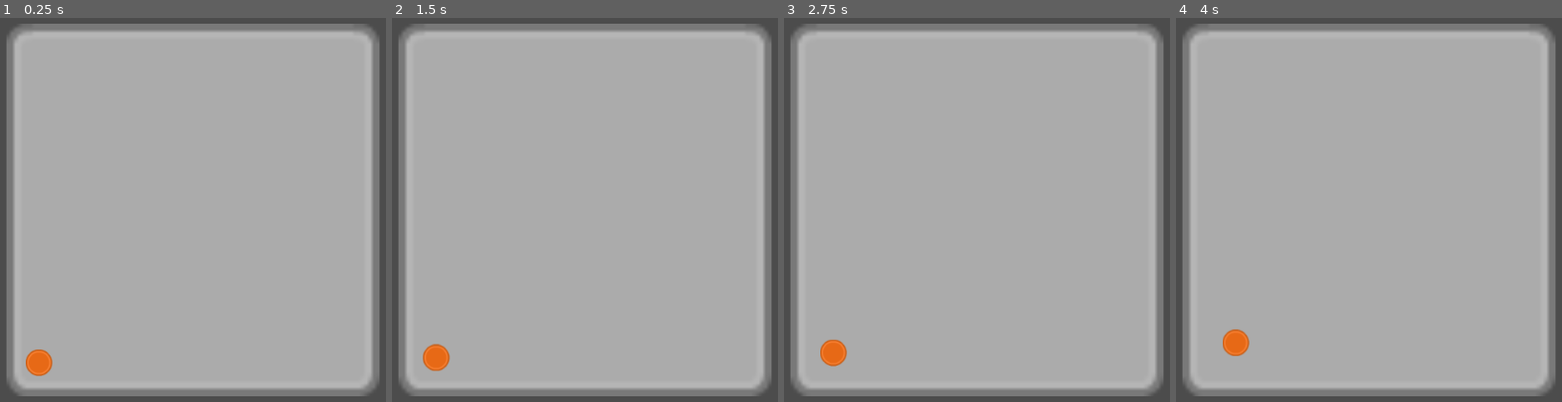
Above: before the commit, frames 1-4 (left to right).
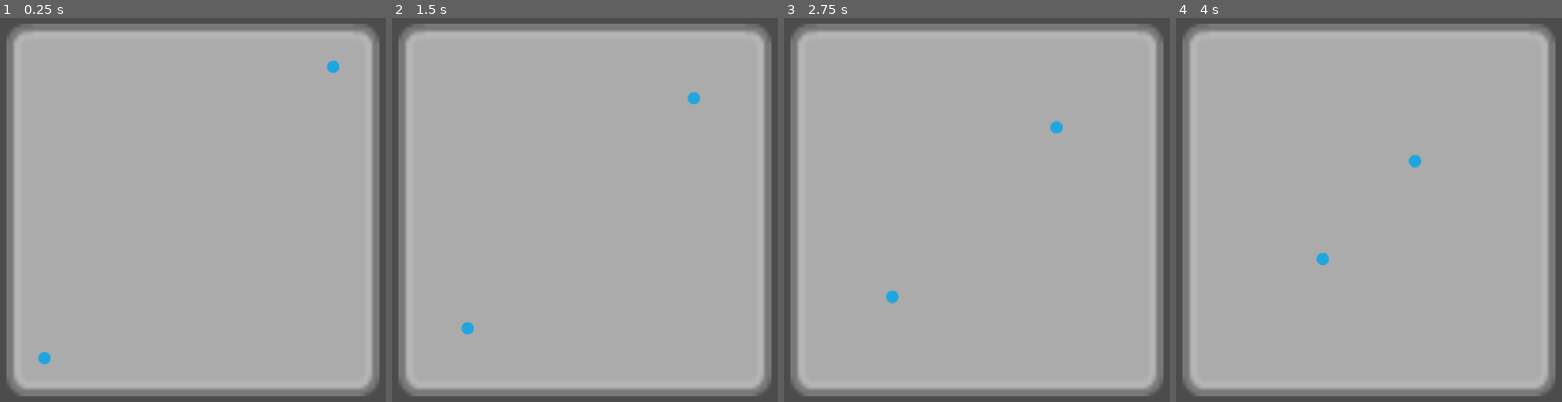
Above: after the commit, the same moments.

Repository: BliznyukNM/moba-manager
Game: Godot game, scene res://src/Match.tscn
Two runs of this game, one before a commit and one after it. Both use one fixed random seed, a clock stepped at 60 frames per second and the inputs below. The project has no main scene, so this scene is started directly.
Inputs:
- Up to frame 1 (0.25 s): no input
- Up to frame 2 (1.5 s): tap Enter at 1.25 s
- Up to frame 3 (2.75 s): no input
- Up to frame 4 (4 s): no input

The runs differ from the first frame. In frame 1, 0.5% of the frame differs, in the area x 6-88%, y 10-94%; in frame 2, 0.6%, in the area x 7-80%, y 19-93%; in frame 3, 0.6%; in frame 4, 0.6%.

Commit message:
big WIP

Diff:
--- a/moba-manager/project.godot
+++ b/moba-manager/project.godot
@@ -9,7 +9,7 @@
 config_version=4
 
 _global_script_classes=[ {
-"base": "Sprite",
+"base": "Node2D",
 "class": "BaseUnit",
 "language": "GDScript",
 "path": "res://src/BaseUnit.gd"
--- a/moba-manager/src/BaseUnit.gd
+++ b/moba-manager/src/BaseUnit.gd
@@ -1,27 +1,29 @@
-extends Sprite
+extends Node2D
 class_name BaseUnit
 
 
-onready var _graph: GraphPath = get_node("../../PathGraph")
+export var speed: int = 1
+export var health: int = 100
 
 
-var _speed: int = 1
+var _graph: GraphPath
 var _current_node_index: int
 var _next_node_progress: int
-var _path: Array = []
+var _path: Array
 
 
-func _ready() -> void:
-	_path = _graph.find_path_by_name("Radiant_Fountain", "Mid")
+func init(graph: GraphPath, path: Array) -> void:
+	_graph = graph
+	_path = path
 
 
-func on_tick() -> void:
+func _move_by_path() -> void:
 	if _path.empty(): return
 	var current_node: Node2D = _path[_current_node_index]
 	var next_node: Node2D = _path[_current_node_index + 1]
 	var weight: float = _graph.get_path_weight(current_node, next_node)
 
-	_next_node_progress += _speed
+	_next_node_progress += speed
 	position = current_node.position.linear_interpolate(next_node.position, _next_node_progress / weight)
 
 	if _next_node_progress >= weight:
@@ -29,4 +31,4 @@
 		_current_node_index += 1
 
 	if _current_node_index >= _path.size() - 1:
-		_path.clear()
+		_path = []
--- a/moba-manager/src/GraphPath.gd
+++ b/moba-manager/src/GraphPath.gd
@@ -8,7 +8,6 @@
 func get_path_weight(from_node: Node2D, to_node: Node2D) -> int:
 	var info: Dictionary = graph.get(get_path_to(from_node))
 	var next_point: int = info.get(get_path_to(to_node))
-	# assert(not (next_point is int), "Expected from %s to %s straight path, but get %s" % [from_node, to_node, next_point])
 	return next_point
 
 
--- a/moba-manager/src/Map.gd
+++ b/moba-manager/src/Map.gd
@@ -2,10 +2,11 @@
 class_name Map
 
 
-export var tick_multiplier: = 1.0
+export(float, EASE) var tick_multiplier: = 1
 
 
 onready var units_node: = $Units
+onready var spawners_node: = $Spawners
 
 
 var time_passed_since_last_tick: = 0.0
@@ -16,17 +17,21 @@
 
 
 func _process(delta: float) -> void:
-	time_passed_since_last_tick += delta
-	var ticks_amount: = int(time_passed_since_last_tick * tick_multiplier)
+	time_passed_since_last_tick += delta * tick_multiplier
+	var ticks_amount: = int(time_passed_since_last_tick)
 
 	if ticks_amount == 0: return
+	print(time_passed_since_last_tick)
 
 	_process_all_tickables(ticks_amount)
-	time_passed_since_last_tick -= ticks_amount / tick_multiplier
+	time_passed_since_last_tick -= ticks_amount
 
 
 func _process_all_tickables(ticks_count: int) -> void:
 	for _i in range(0, ticks_count):
+		var spawners: = spawners_node.get_children()
+		_process_tickables(spawners)
+
 		var units: = units_node.get_children()
 		_process_tickables(units)
 
--- a/moba-manager/src/Map.tscn
+++ b/moba-manager/src/Map.tscn
@@ -1,9 +1,10 @@
-[gd_scene load_steps=5 format=2]
+[gd_scene load_steps=6 format=2]
 
 [ext_resource path="res://Kenney UI/grey_panel.png" type="Texture" id=1]
 [ext_resource path="res://src/GraphPath.gd" type="Script" id=2]
 [ext_resource path="res://src/Map.gd" type="Script" id=3]
-[ext_resource path="res://src/Unit.tscn" type="PackedScene" id=4]
+[ext_resource path="res://src/UnitSpawner.gd" type="Script" id=4]
+[ext_resource path="res://src/Minion.tscn" type="PackedScene" id=5]
 
 [node name="Map" type="Node"]
 script = ExtResource( 3 )
@@ -96,8 +97,20 @@
 
 [node name="Units" type="Node" parent="."]
 
-[node name="Unit" parent="Units" instance=ExtResource( 4 )]
+[node name="Spawners" type="Node" parent="."]
 
-[node name="CreepsSpawn" type="Node" parent="."]
+[node name="Radiant_Mid" type="Node" parent="Spawners"]
+script = ExtResource( 4 )
+_ticks_spawn_rate = 30
+_spawn_units = [ ExtResource( 5 ) ]
+_spawn_root_path = NodePath("../../Units")
+_graph_path = NodePath("../../PathGraph")
+_path = [ NodePath("../../PathGraph/Radiant_Fountain"), NodePath("../../PathGraph/Radiant_T2"), NodePath("../../PathGraph/Radiant_T1"), NodePath("../../PathGraph/Mid"), NodePath("../../PathGraph/Dire_T1"), NodePath("../../PathGraph/Dire_T2"), NodePath("../../PathGraph/Dire_Fountain") ]
 
-[node name="Radiant_Mid" type="Node" parent="CreepsSpawn"]
+[node name="Dire_Mid" type="Node" parent="Spawners"]
+script = ExtResource( 4 )
+_ticks_spawn_rate = 30
+_spawn_units = [ ExtResource( 5 ) ]
+_spawn_root_path = NodePath("../../Units")
+_graph_path = NodePath("../../PathGraph")
+_path = [ NodePath("../../PathGraph/Dire_Fountain"), NodePath("../../PathGraph/Dire_T2"), NodePath("../../PathGraph/Dire_T1"), NodePath("../../PathGraph/Mid"), NodePath("../../PathGraph/Radiant_T1"), NodePath("../../PathGraph/Radiant_T2"), NodePath("../../PathGraph/Radiant_Fountain") ]
--- a/moba-manager/src/Match.tscn
+++ b/moba-manager/src/Match.tscn
@@ -13,6 +13,7 @@
 script = ExtResource( 3 )
 
 [node name="Map" parent="." instance=ExtResource( 1 )]
+tick_multiplier = 5.0
 
 [node name="Camera2D" type="Camera2D" parent="."]
 current = true
--- /dev/null
+++ b/moba-manager/src/Minion.gd
@@ -0,0 +1,11 @@
+"""
+Minion class
+"""
+
+extends BaseUnit
+
+
+func on_tick() -> void:
+	# if in the range of attack
+
+	_move_by_path()
--- /dev/null
+++ b/moba-manager/src/Minion.tscn
@@ -0,0 +1,7 @@
+[gd_scene load_steps=3 format=2]
+
+[ext_resource path="res://src/Unit.tscn" type="PackedScene" id=1]
+[ext_resource path="res://src/Minion.gd" type="Script" id=2]
+
+[node name="Minion" instance=ExtResource( 1 )]
+script = ExtResource( 2 )
--- a/moba-manager/src/TestBot.gd
+++ b/moba-manager/src/TestBot.gd
@@ -1,11 +1 @@
 extends Node
-
-
-const step_time: = 0.5
-
-
-var current_position: = {
-	"path_index": 0,
-	"next_point_progress": 0,
-	"path": []
-}
--- a/moba-manager/src/Unit.tscn
+++ b/moba-manager/src/Unit.tscn
@@ -1,9 +1,8 @@
 [gd_scene load_steps=3 format=2]
 
-[ext_resource path="res://Kenney UI/red_circle.png" type="Texture" id=1]
+[ext_resource path="res://Kenney UI/blue_tick.png" type="Texture" id=1]
 [ext_resource path="res://src/BaseUnit.gd" type="Script" id=2]
 
 [node name="Unit" type="Sprite"]
-position = Vector2( -195.638, 195.929 )
 texture = ExtResource( 1 )
 script = ExtResource( 2 )
--- /dev/null
+++ b/moba-manager/src/UnitSpawner.gd
@@ -0,0 +1,33 @@
+extends Node
+
+
+export var _ticks_spawn_rate: int
+export var _spawn_units: Array
+export var _spawn_root_path: NodePath
+export var _graph_path: NodePath
+export(Array, NodePath) var _path : Array
+
+
+onready var _spawn_root: = get_node(_spawn_root_path)
+onready var _graph: GraphPath = get_node(_graph_path)
+
+
+var _tick_cooldown: int
+var _parsed_path: Array = []
+
+
+func _ready() -> void:
+	for p in _path:
+		_parsed_path.append(get_node(p))
+
+
+func on_tick() -> void:
+	_tick_cooldown -= 1
+	if _tick_cooldown > 0: return
+
+	_tick_cooldown = _ticks_spawn_rate
+
+	for spawn_unit in _spawn_units:
+		var unit: BaseUnit = spawn_unit.instance()
+		unit.init(_graph, _parsed_path)
+		_spawn_root.add_child(unit)
